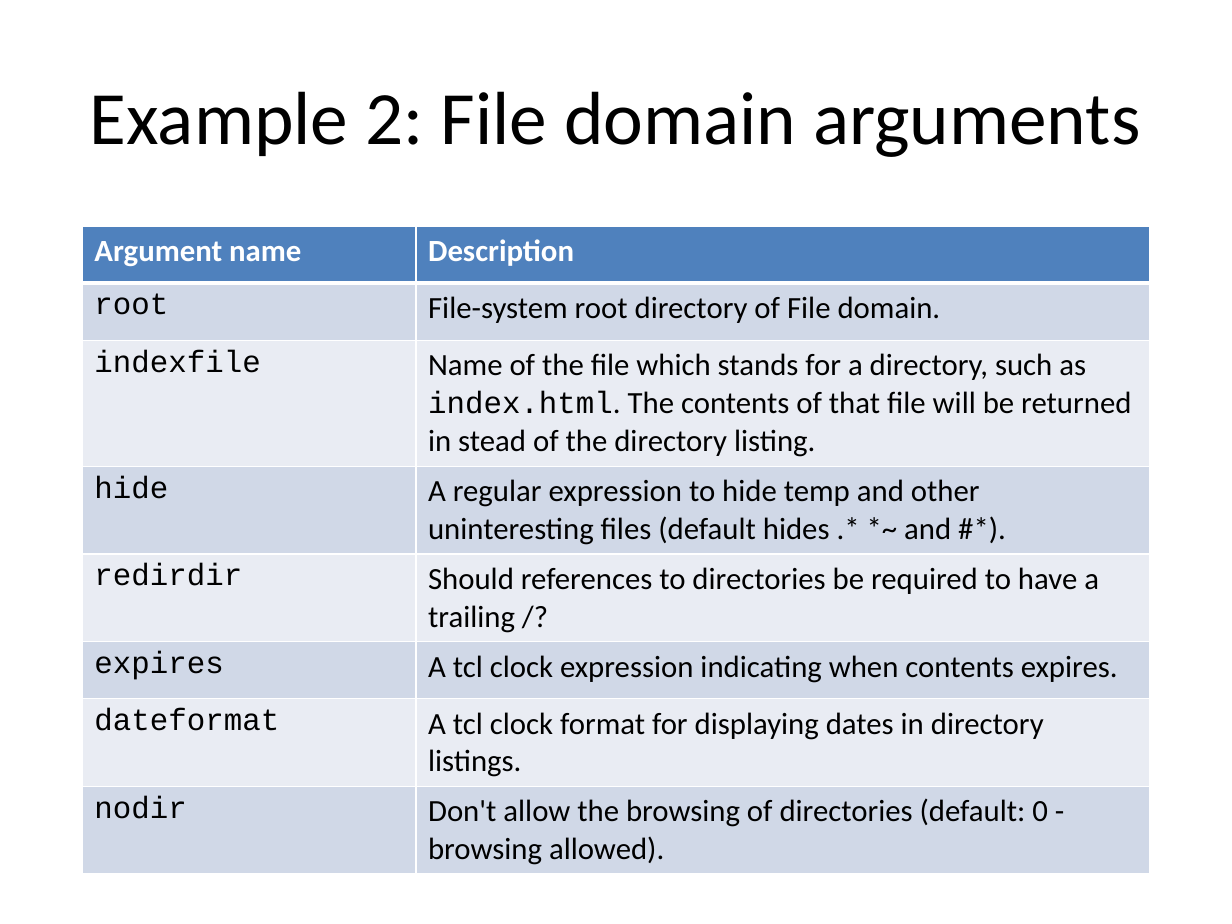
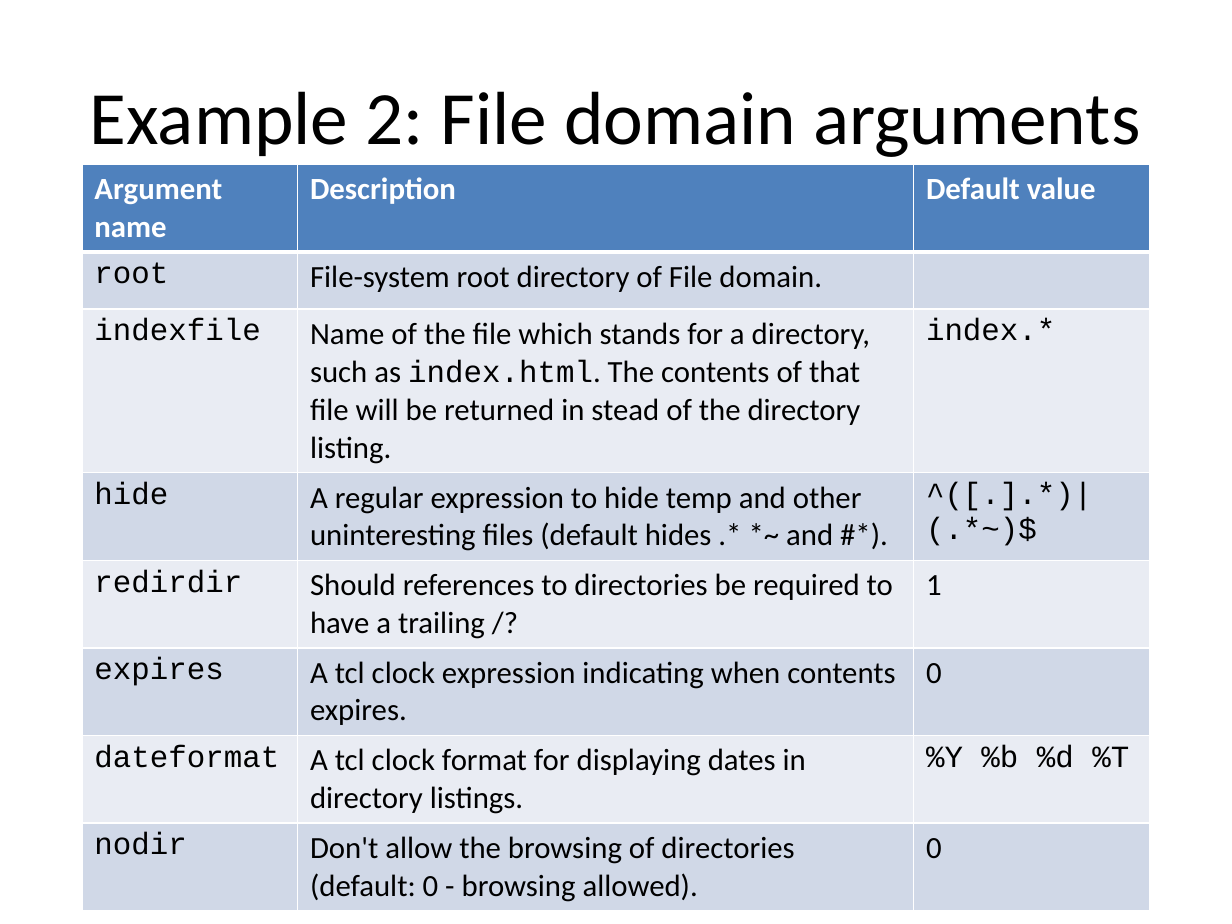
Before and after one commit to jdc8/wubwikit, a slide deck: slide 17 of wubexamples/Lets_Wub.pptx. Drawn at 1232x924 pixels with LibreOffice and Linux fonts; fonts in the diff are those of the drawing; background and template pictures are left out. Boxes give left, top, right and bottom in pixels: in the first picture for what was removed or moved away, otherwise in the second. Text is boxed around its words. In the diff, an @@ line names an element or a change of style, - is before the commit and + after.

```diff
--- a/wubexamples/Lets_Wub.pptx
+++ b/wubexamples/Lets_Wub.pptx
@@ table at [83, 164, 1151, 906] @@
+column 3: Default value |  | index.* | ^([.].*)|(.*~)$ | 1 | 0 | %Y %b %d %T | 0
@@ table: place and size @@
-table at [83, 225, 1151, 869]
+table at [83, 164, 1151, 906]
```
Also in this commit, not shown: 5 other slides changed, 10 slides added.
